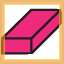
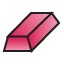
Layers edited between the first and the second (64, 64) image:
hid "on" over [0, 0, 64, 64]
painted on "eraser" over [1, 8, 62, 57]
